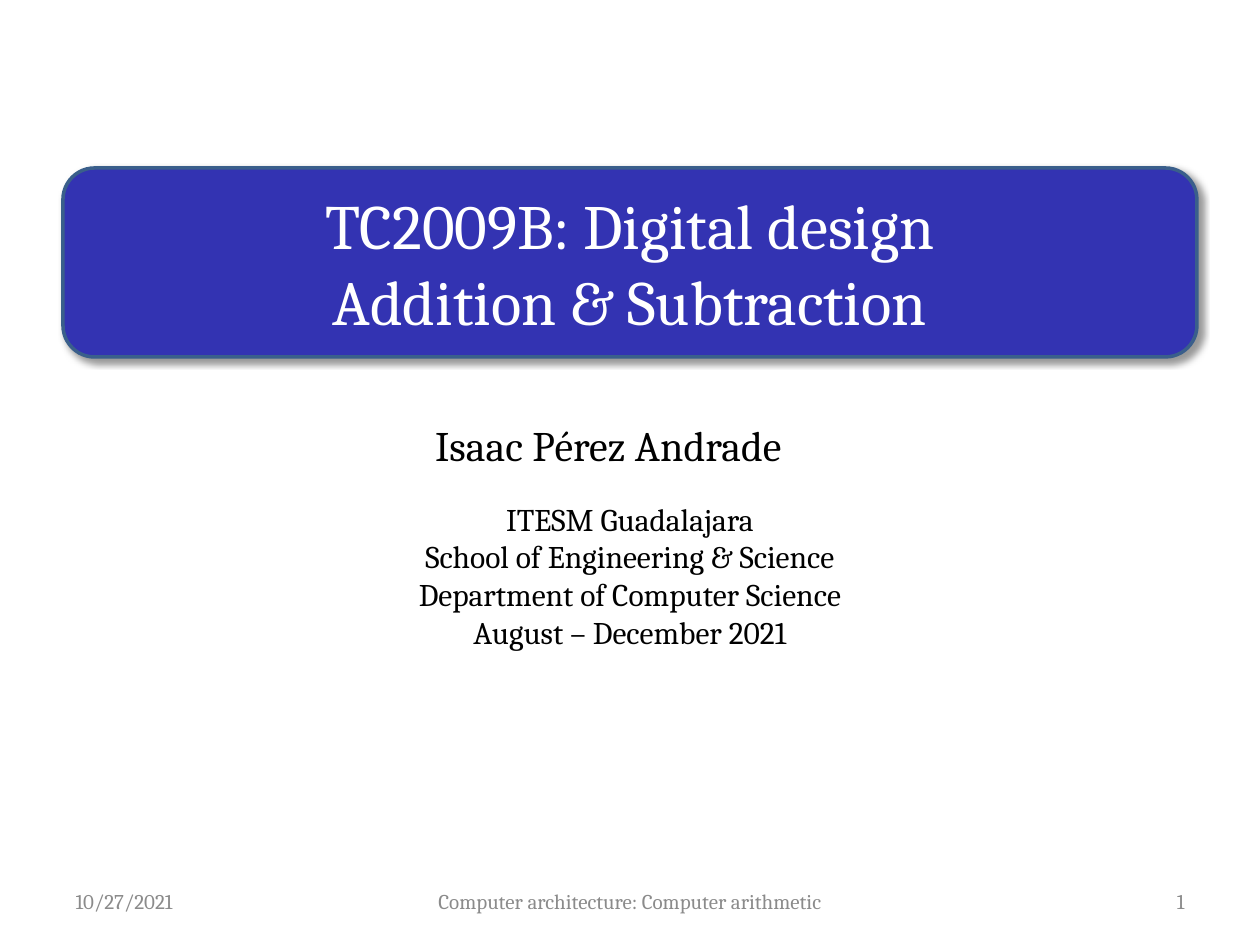
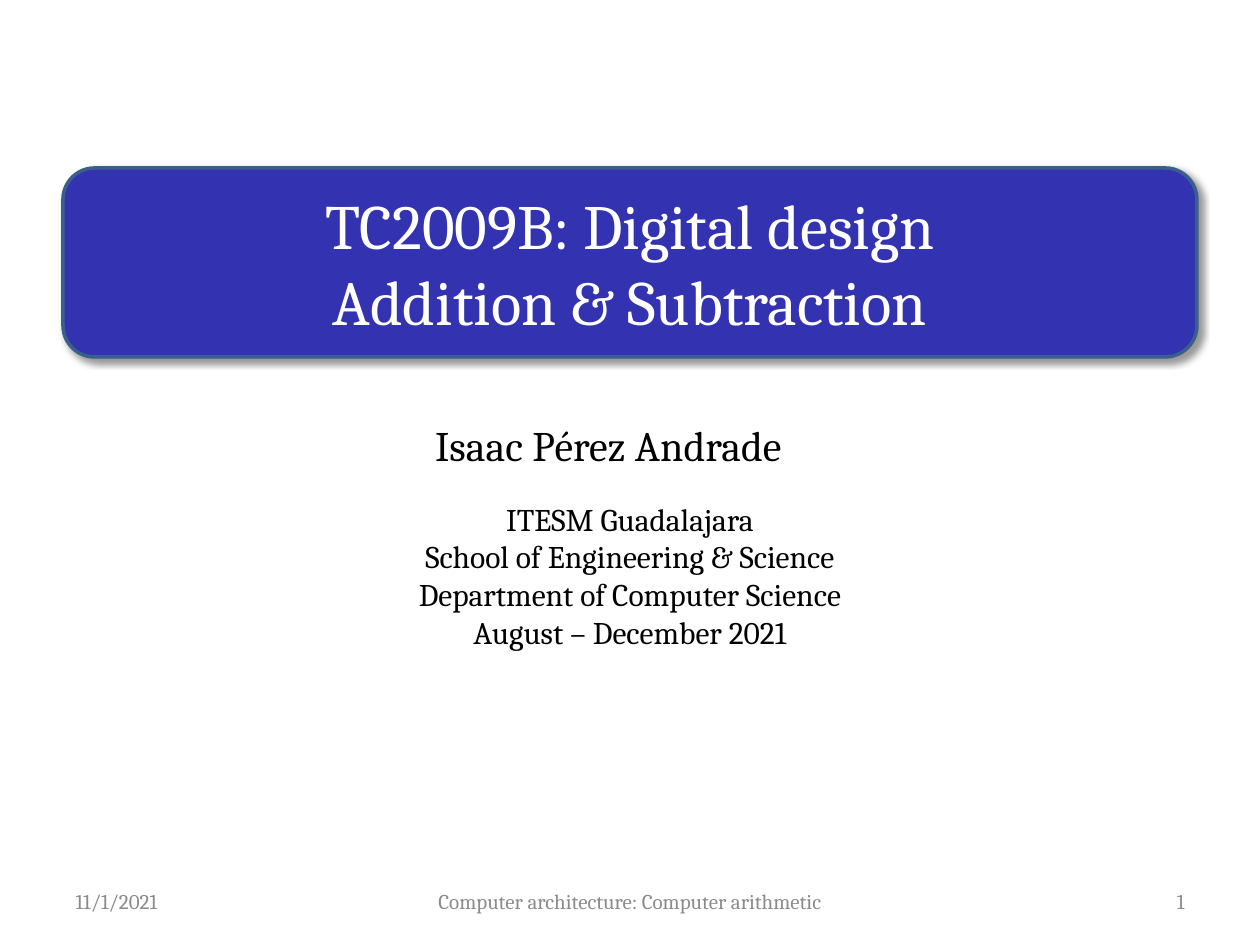
Before and after one commit to iperezan-itesm/05-TC2009B-Aug2021, a slide deck: slide 1 of lectures/weekly_slides/M1.2_Add_Sub/M1.2_Add_Sub.pptx. Drawn at 1260x945 pixels with LibreOffice and Linux fonts; fonts in the diff are those of the drawing; background and template pictures are left out. Boxes give left, top, right and bottom in pixels: in the first picture for what was removed or moved away, otherwise in the second. Text is boxed around its words. In the diff, an @@ line names an element or a change of style, - is before the commit and + after.

```diff
--- a/lectures/weekly_slides/M1.2_Add_Sub/M1.2_Add_Sub.pptx
+++ b/lectures/weekly_slides/M1.2_Add_Sub/M1.2_Add_Sub.pptx
@@ text at box(76, 894, 158, 912): text changed @@
-10/27/2021
+11/1/2021
```
Also in this commit, not shown: 2 other slides changed, 1 slide removed, 2 other files.
